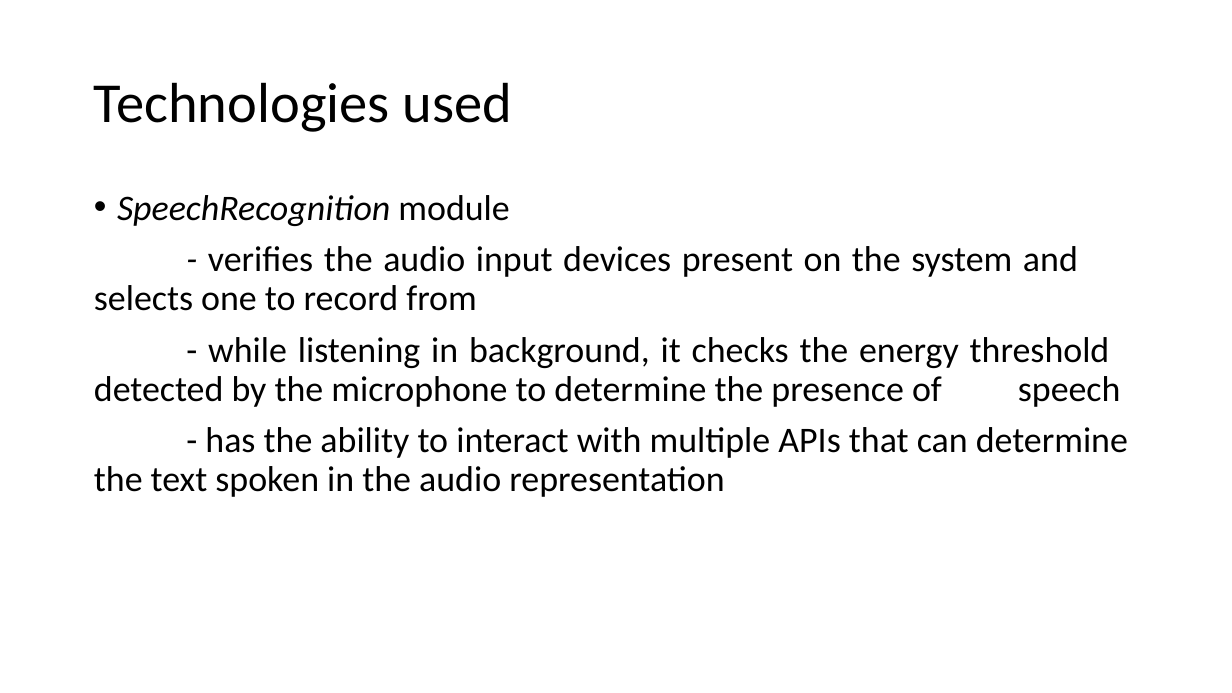
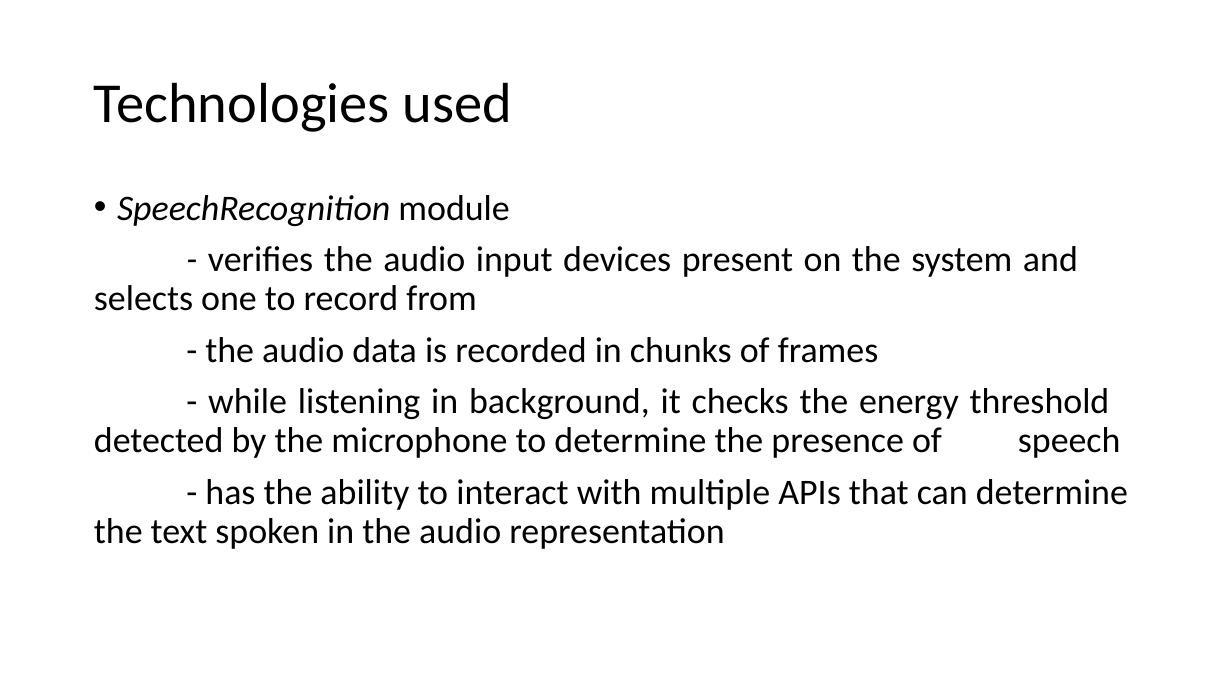
Before and after one commit to stefanihnatiw/VoiceWeb, a slide deck: slide 5 of Licenta2019IhnatiwStefan/presentation.pptx. Drawn at 1232x693 pixels with LibreOffice and Linux fonts; fonts in the diff are those of the drawing. Boxes give left, top, right and bottom in pixels: in the first picture for what was removed or moved away, otherwise in the second. Text is boxed around its words. In the diff, an @@ line names an element or a change of style, - is before the commit and + after.

```diff
--- a/Licenta2019IhnatiwStefan/presentation.pptx
+++ b/Licenta2019IhnatiwStefan/presentation.pptx
@@ text at (205, 337, 879, 363): paragraph added @@
+- the audio data is recorded in chunks of frames
```
Also in this commit, not shown: 1 other slide changed, 1 slide added, 1 slide removed.
